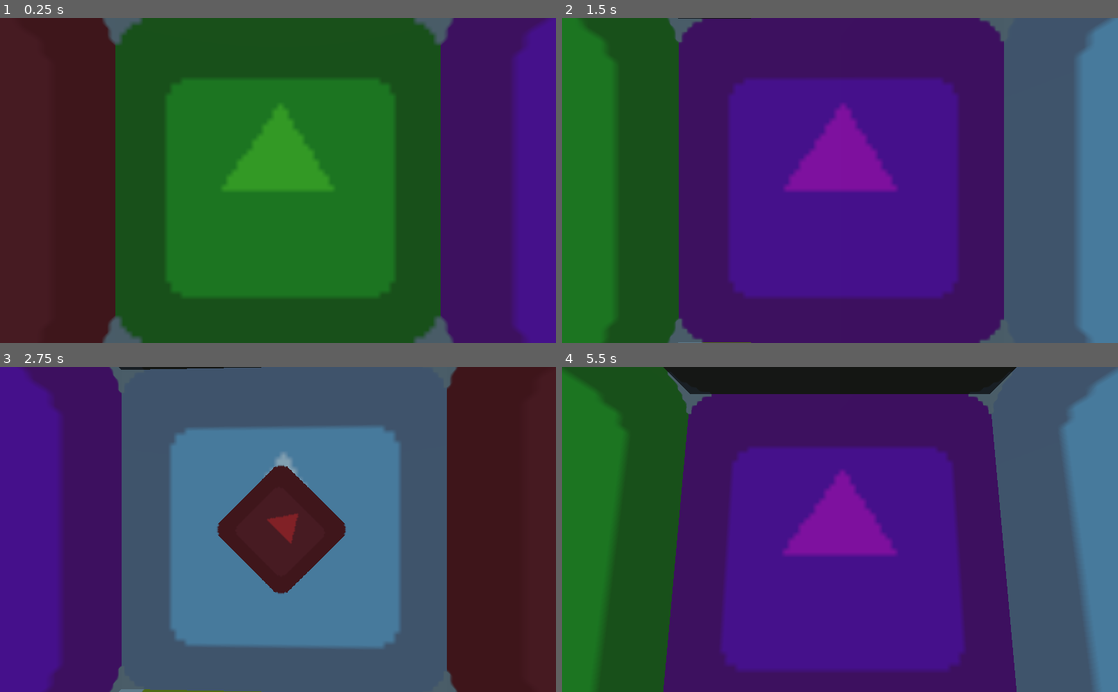
Above: before the commit, frames 1-4 (two rows, left to right).
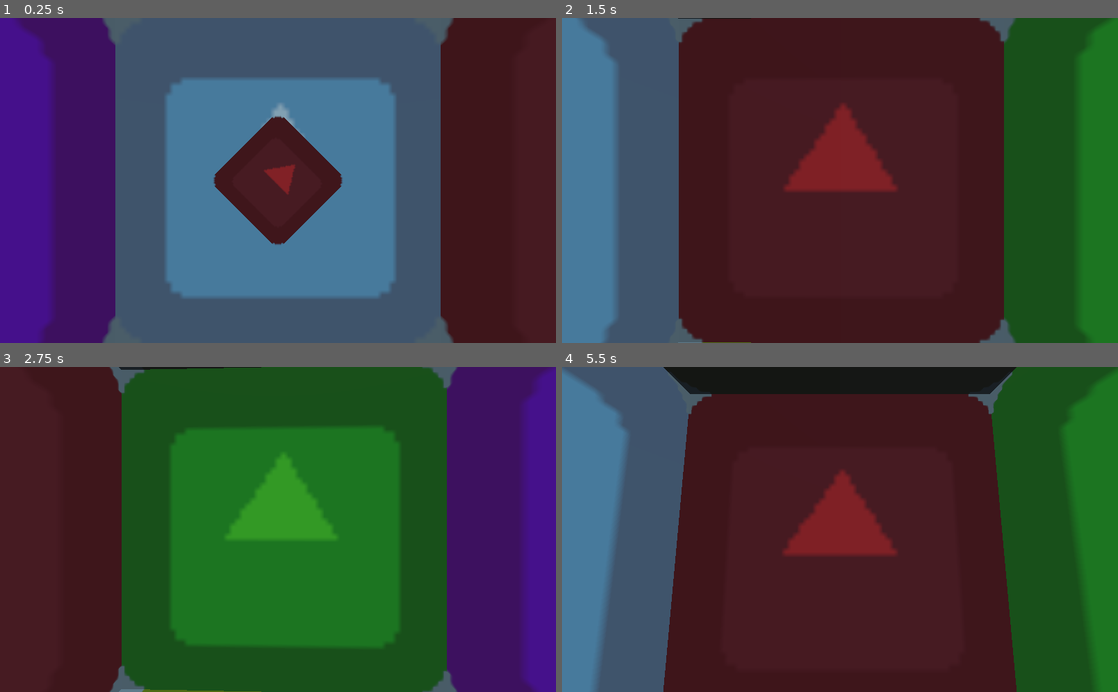
Above: after the commit, the same moments.

Repository: bemain/game-jam-2022w8
Game: Godot game, scene res://World.tscn
Two runs of this game, one before a commit and one after it. Both use one fixed random seed, a clock stepped at 60 frames per second and the inputs below. The engine's default icon, where the game draws it, is replaced by a stand-in: a white triangle on a blue panel in a dark square.
Inputs (mouse positions are in pixels of both pictures, inside the frame that each line leads up to):
- Up to frame 1 (0.25 s): no input
- Up to frame 2 (1.5 s): move the mouse to (962, 164) at 0.52 s; hold Right (ui_right) 0.53-1.28 s; click (962, 164) at 0.67 s; move the mouse to (728, 196) at 1.27 s; hold Down (ui_down) from 1.28 s (still down)
- Up to frame 3 (2.75 s): tap Enter at 2 s; move the mouse to (333, 458) at 2.02 s; release Down (ui_down) at 2.03 s; hold Right (ui_right) from 2.03 s (still down)
- Up to frame 4 (5.5 s): move the mouse to (812, 594) at 2.77 s; release Right (ui_right) at 2.78 s; hold Up (ui_up) 2.78-3.53 s; click (812, 594) at 2.92 s; move the mouse to (1006, 578) at 3.52 s; hold Left (ui_left) 3.53-5.03 s; move the mouse to (673, 480) at 4.27 s; tap Space at 5 s; move the mouse to (867, 529) at 5.02 s; hold Down (ui_down) from 5.03 s (still down); click (867, 529) at 5.17 s

The runs differ from the first frame. In frame 1, 99% of the frame differs, in the area x 0-100%, y 0-100%; in frame 2, 99%; in frame 3, 99%; in frame 4, 95%.

Commit message:
Correct room number for Camera
The selected wall is now actually the one displayed

Diff:
--- a/Camera.gd
+++ b/Camera.gd
@@ -26,6 +26,6 @@
 func _process(delta):
 	var target_rotation = Vector3.ZERO
 	target_rotation.x = PI / 2 if selected_type == CEILING else 0.0
-	target_rotation.y = selected_wall * -PI / 2
+	target_rotation.y = selected_wall * -PI / 2 + PI
 
 	rotation = lerp(rotation, target_rotation, rotate_speed)
--- a/World.tscn
+++ b/World.tscn
@@ -9,6 +9,7 @@
 room_template = ExtResource( 2 )
 
 [node name="Camera" type="Camera" parent="."]
+transform = Transform( -1, 0, 8.74228e-08, 0, 1, 0, -8.74228e-08, 0, -1, 0, 0, 0 )
 current = true
 fov = 90.0
 script = ExtResource( 1 )
